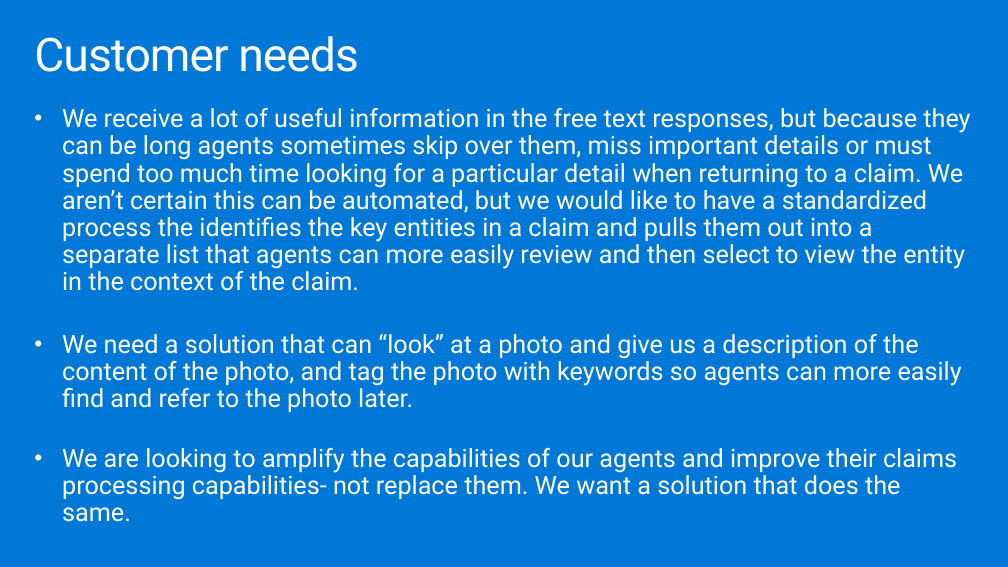
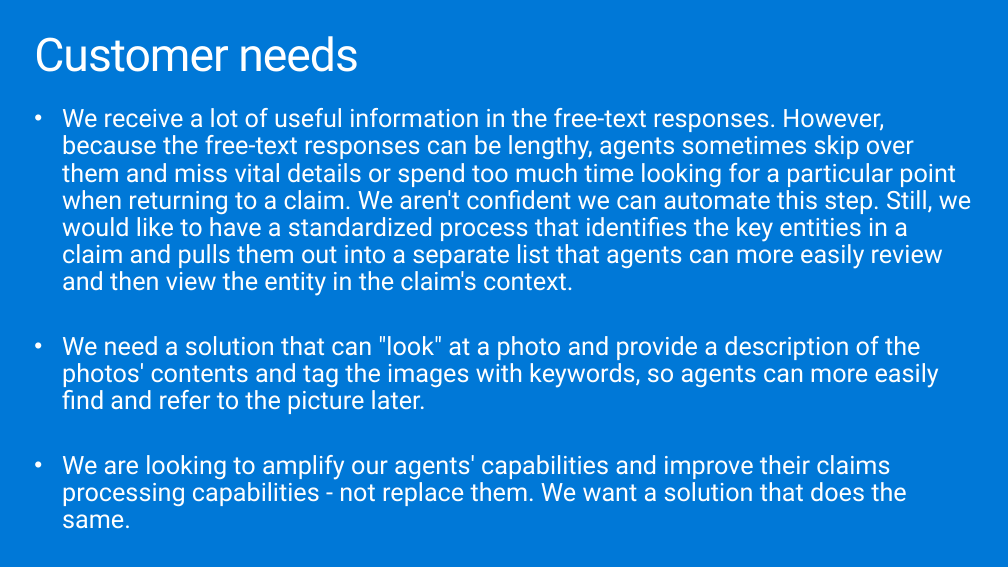
Before and after one commit to microsoft/MCW-Analyzing-text-with-Azure-Machine-Learning-and-Cognitive-Services, a slide deck: slide 6 of Whiteboard design session/WDS trainer presentation - Cognitive Services and deep learning.pptx. Drawn at 1008x567 pixels with LibreOffice and Linux fonts; fonts in the diff are those of the drawing. Boxes give left, top, right and bottom in pixels: in the first picture for what was removed or moved away, otherwise in the second. Text is boxed around its words. In the diff, an @@ line names an element or a change of style, - is before the commit and + after.

```diff
--- a/Whiteboard design session/WDS trainer presentation - Cognitive Services and deep learning.pptx
+++ b/Whiteboard design session/WDS trainer presentation - Cognitive Services and deep learning.pptx
@@ text at (x1=62, y1=108, x2=971, y2=529): text changed @@
-• We receive a lot of useful information in the free text responses, but because they can be long agents sometimes skip over them, miss important details or must spend too much time looking for a particular detail when returning to a claim. We aren’t certain this can be automated, but we would like to have a standardized process the identifies the key entities in a claim and pulls them out into a separate list that agents can more easily review and then select to view the entity in the context of the claim.
-• We need a solution that can “look” at a photo and give us a description of the content of the photo, and tag the photo with keywords so agents can more easily find and refer to the photo later.
-• We are looking to amplify the capabilities of our agents and improve their claims processing capabilities- not replace them. We want a solution that does the same.
+• We receive a lot of useful information in the free-text responses. However, because the free-text responses can be lengthy, agents sometimes skip over them and miss vital details or spend too much time looking for a particular point when returning to a claim. We aren't confident we can automate this step. Still, we would like to have a standardized process that identifies the key entities in a claim and pulls them out into a separate list that agents can more easily review and then view the entity in the claim's context.
+• We need a solution that can "look" at a photo and provide a description of the photos' contents and tag the images with keywords, so agents can more easily find and refer to the picture later.
+• We are looking to amplify our agents' capabilities and improve their claims processing capabilities - not replace them. We want a solution that does the same.
```
Also in this commit, not shown: 14 other slides changed, 2 other files.
